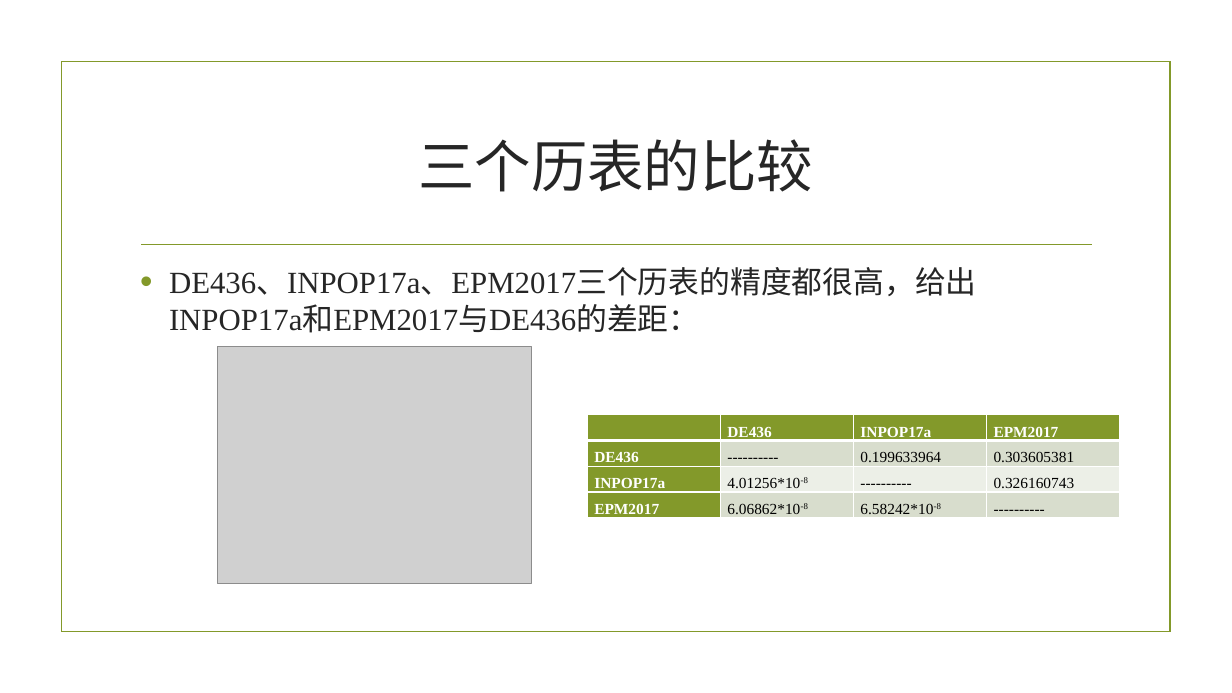
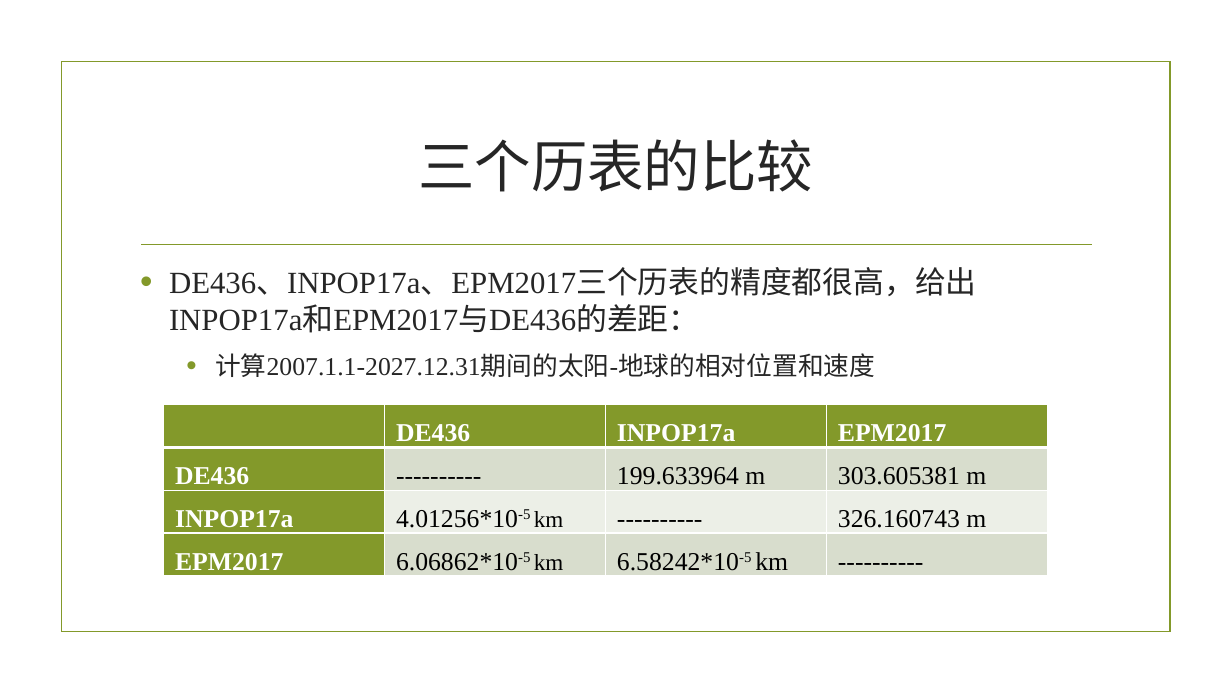
Before and after one commit to frokaikan/bysj, a slide deck: slide 20 of 答辩.pptx (slide 18 before the commit). Drawn at 1232x693 pixels with LibreOffice and Linux fonts; fonts in the diff are those of the drawing; grey boxes stand for pictures; background and template pictures are left out. Boxes give left, top, right and bottom in pixels: in the first picture for what was removed or moved away, otherwise in the second. Text is boxed around its words. In the diff, an @@ line names an element or a change of style, - is before the commit and + after.

Commit message:
fin pptx

```diff
--- a/答辩.pptx
+++ b/答辩.pptx
@@ text at (x1=215, y1=353, x2=875, y2=377): paragraph added @@
+  • 计算2007.1.1-2027.12.31期间的太阳-地球的相对位置和速度
@@ picture removed at (x1=217, y1=347, x2=531, y2=583) @@
@@ table at (x1=164, y1=405, x2=1047, y2=580) @@
-row 2, column 3: 0.199633964
+row 2, column 3: 199.633964 m
-row 2, column 4: 0.303605381
+row 2, column 4: 303.605381 m
-row 3, column 2: 4.01256*10-8
+row 3, column 2: 4.01256*10-5 km
-row 3, column 4: 0.326160743
+row 3, column 4: 326.160743 m
-row 4, column 2: 6.06862*10-8
+row 4, column 2: 6.06862*10-5 km
-row 4, column 3: 6.58242*10-8
+row 4, column 3: 6.58242*10-5 km
@@ size 12 to 20 pt in "DE436", "INPOP17a", "EPM2017", "DE436" and 5 more places @@
@@ table resized from (x1=588, y1=415, x2=1120, y2=522) to (x1=164, y1=405, x2=1047, y2=580) @@
```
Also in this commit, not shown: 1 other slide changed, 3 slides added, 2 other files.
